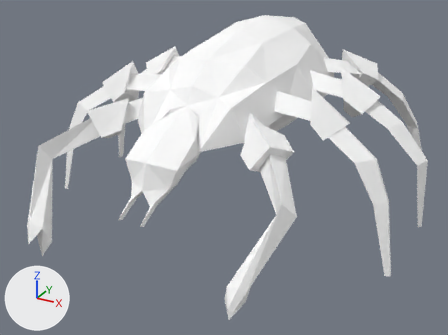
An edit to the Blender file base/models/aliens/bloodspider/bloodspider.blend, drawn before and after from the same camera.
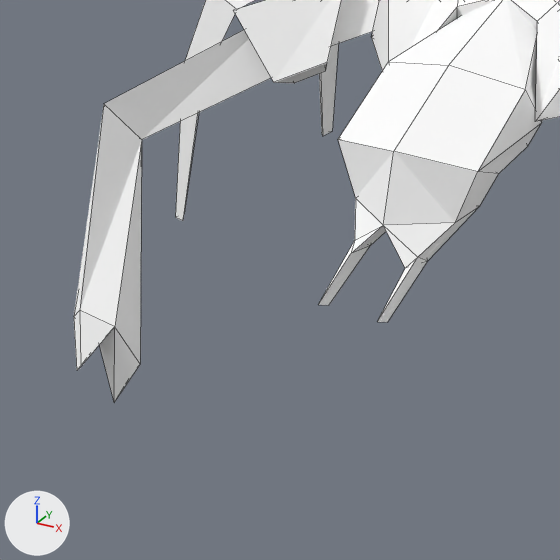
Each version appears first whole from a 50 mm camera at (0.764, -1.472, 0.835) aimed at (0.011, -0.102, 0.15), and next in a close-up on the part from 0% to 46% of the width and 32% to 94% of the height. Lighting does not change. The marker at lower left points along +X, +Y and +Z. The close-ups show mesh edges as thin lines.

The first close-up shows 'bloodspider'.
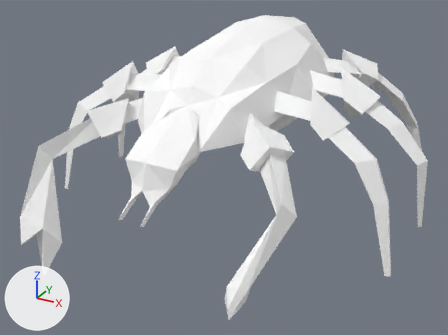
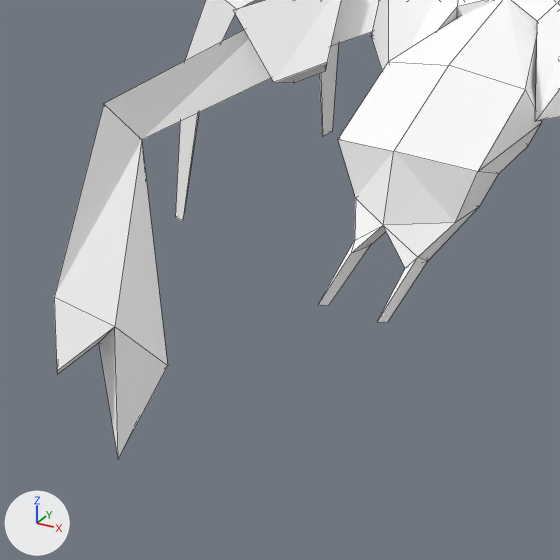
Pixel boxes [x1, y1, x2, y2] of what changed, in the close-ups (560 x 560 px; the box of a moved part takes in the faces that stretch with it):
'bloodspider', reshaped: before [74, 0, 560, 402]; after [54, 0, 560, 459]
part 1 of me_bloodspider, moved or reshaped: before [74, 105, 142, 402]; after [54, 105, 168, 459]

What changed in the scene script:
```text
Change me_bloodspider:
    where me_bloodspider.from_pydata(...)  # 323 vertices, 286 faces; spans x -0.517..0.517, y -0.522..-0.003, z -0.559..0.459
    used by ob_bloodspider; location = (0.0, 0.0, 0.0); rotation_euler = (-1.571, 0.0, 0.0), in degrees (-90, 0, 0)
    me_bloodspider part 1
    me_bloodspider.vertices[263].co: (-0.26, -0.021, -0.536) -> (-0.247, 0.026, -0.553)  # pixel (114, 402) -> pixel (118, 459)
    me_bloodspider.vertices[265].co: (-0.255, -0.045, -0.513) -> (-0.24, -0.037, -0.494)
    me_bloodspider.vertices[269].co: (-0.241, -0.057, -0.518) -> (-0.226, -0.05, -0.499)  # pixel (140, 364) -> pixel (167, 365)
    me_bloodspider.vertices[273].co: (-0.299, -0.099, -0.535) -> (-0.328, -0.099, -0.523)  # pixel (73, 316) -> not seen
    me_bloodspider.vertices[275].co: (-0.284, -0.112, -0.54) -> (-0.303, -0.125, -0.549)  # pixel (79, 310) -> pixel (54, 297)
    me_bloodspider.vertices[277].co: (-0.271, -0.067, -0.559) -> (-0.281, -0.07, -0.578)  # pixel (80, 366) -> pixel (56, 371)
    me_bloodspider.vertices[279].co: (-0.28, -0.059, -0.556) -> (-0.291, -0.058, -0.569)  # pixel (76, 370) -> pixel (57, 374)
```
